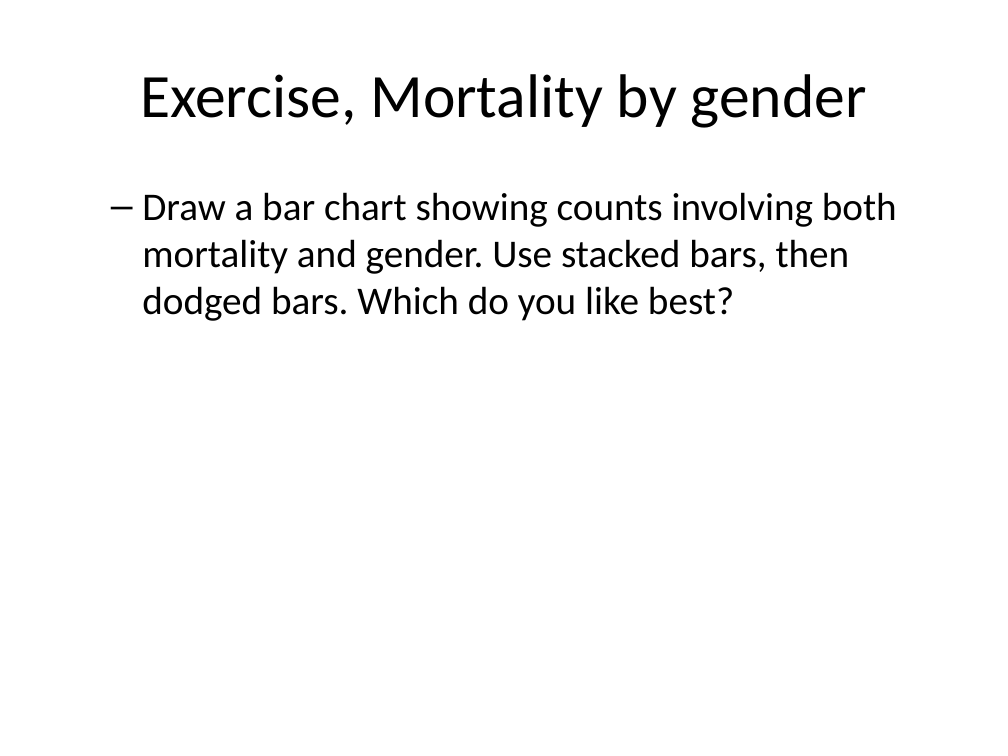
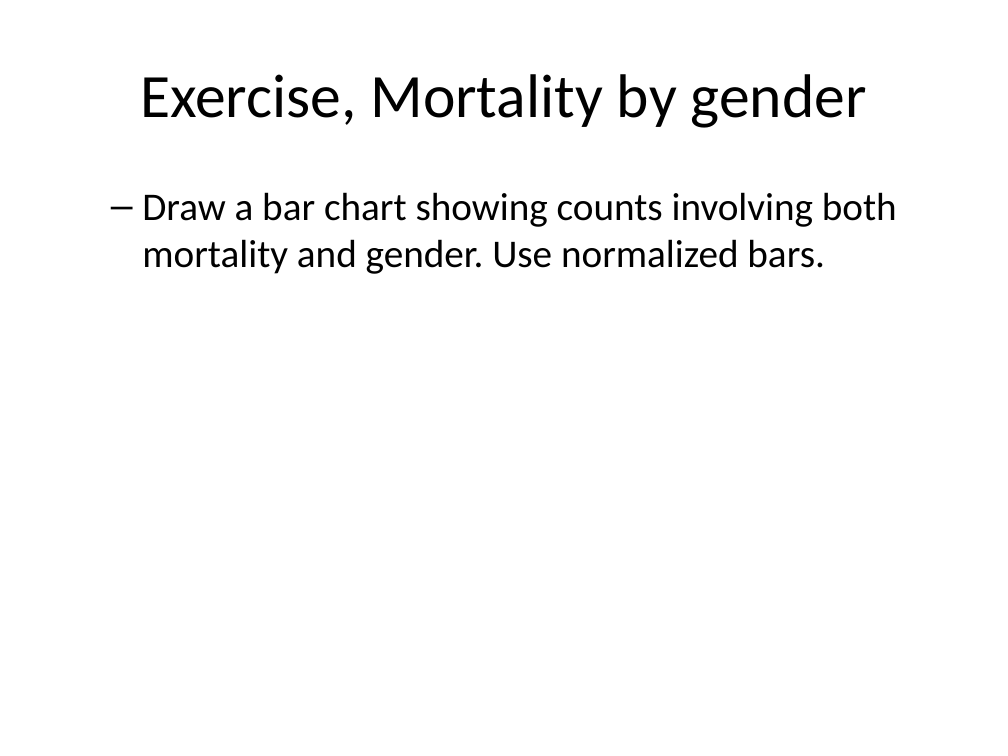
Before and after one commit to pmean/data-visualization, a slide deck: slide 2 of data-viz-02/component/exercise-mortality-by-sex.pptx. Drawn at 1008x756 pixels with LibreOffice and Linux fonts; fonts in the diff are those of the drawing. Boxes give left, top, right and bottom in pixels: in the first picture for what was removed or moved away, otherwise in the second. Text is boxed around its words. In the diff, an @@ line names an element or a change of style, - is before the commit and + after.

Commit message:
Added normalize options to data-viz-02.

```diff
--- a/data-viz-02/component/exercise-mortality-by-sex.pptx
+++ b/data-viz-02/component/exercise-mortality-by-sex.pptx
@@ text at box(142, 192, 897, 274): text changed @@
-  – Draw a bar chart showing counts involving both mortality and gender. Use stacked bars, then dodged bars. Which do you like best?
+  – Draw a bar chart showing counts involving both mortality and gender. Use normalized bars.
```
Also in this commit, not shown: 6 other slides changed, 2 slides added, 2 slides removed, 18 other files.
